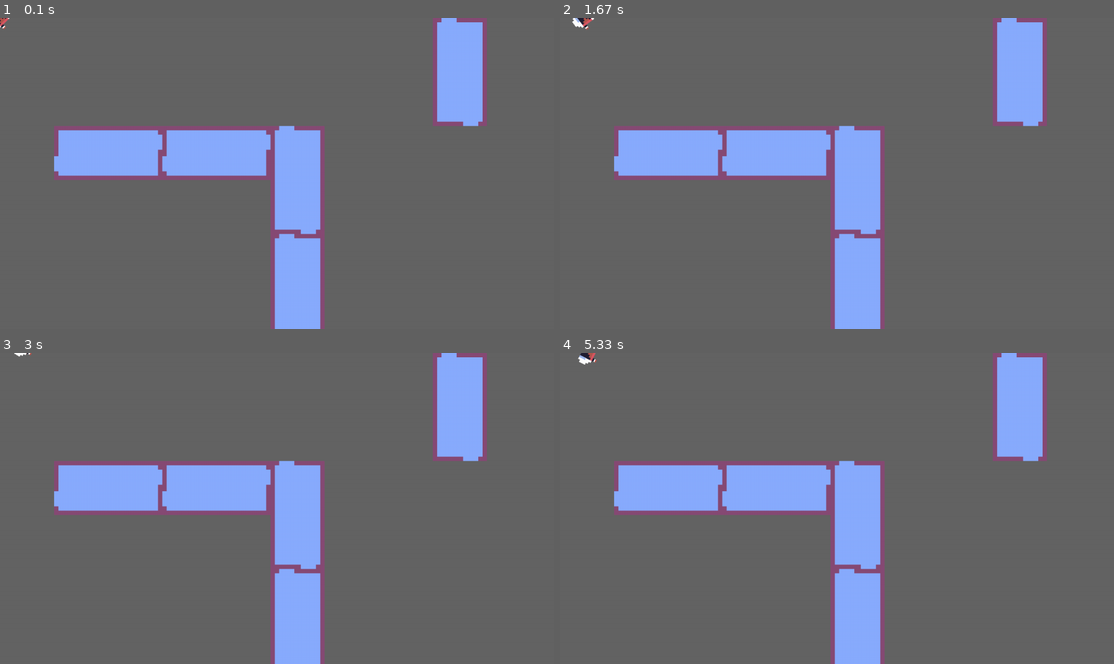
Above: before the commit, frames 1-4 (two rows, left to right).
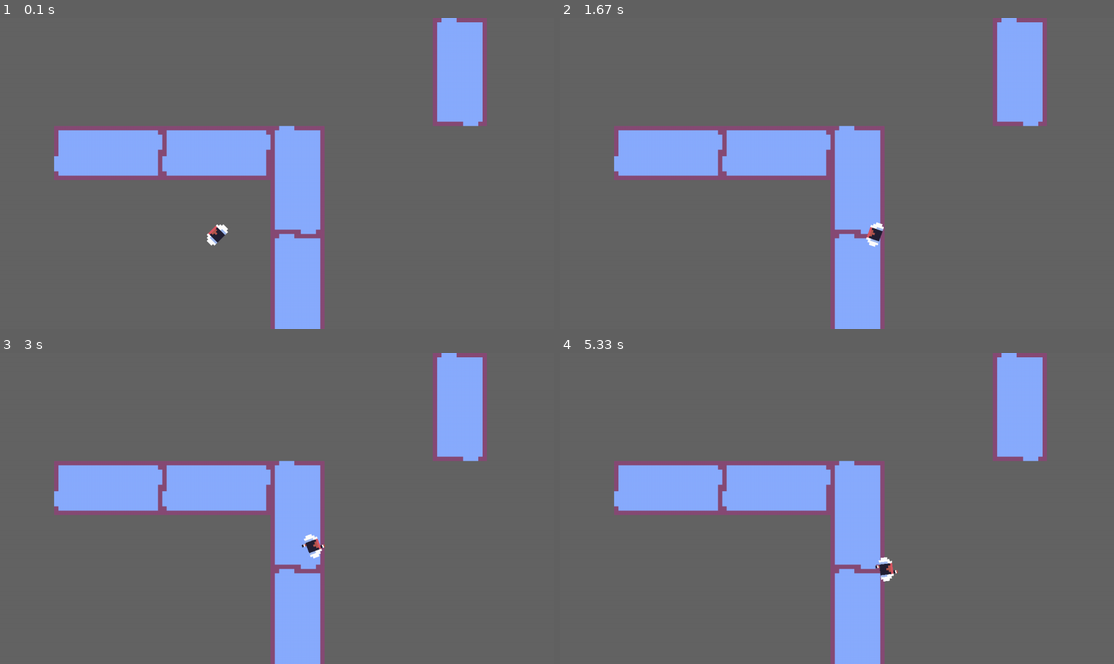
Above: after the commit, the same moments.

Repository: LeanHydra84/PyGames-2023
Game: pygame game, started from main.py
Same seed, same stepped clock (60 frames per second), same inputs: the game is played once before the commit and once after it.
Inputs (mouse positions are in pixels of both pictures, inside the frame that each line leads up to):
- Up to frame 1 (0.1 s): no input
- Up to frame 2 (1.67 s): hold Shift 0.33-0.8 s; hold D 0.33-0.8 s; move the mouse to (814, 185) at 0.37 s; click (837, 195) at 0.88 s; hold D 1.17-1.63 s; click (704, 176) at 1.25 s
- Up to frame 3 (3 s): hold W 1.67-1.97 s; click (105, 461) at 1.75 s; hold D 2-2.47 s; click (360, 399) at 2.08 s; hold A from 2.5 s (still down); click (343, 536) at 2.58 s
- Up to frame 4 (5.33 s): release A at 3.03 s; hold S 3.07-3.37 s; click (848, 402) at 3.15 s; hold A 3.4-3.8 s; click (637, 499) at 3.48 s; hold W 3.83-4.2 s; click (842, 539) at 3.92 s; hold D 4.23-4.87 s; click (820, 455) at 4.32 s; hold S 4.9-5.27 s; click (981, 558) at 4.98 s; hold A from 5.3 s (still down)

The runs differ from the first frame. In frame 1, 0.2% of the frame differs, in the area x 0-42%, y 0-74%; in frame 2, 0.2%; in frame 3, 0.2%; in frame 4, 0.3%, in the area x 3-61%, y 0-74%.

Commit message:
LayerManager, StateGraph, etc

Diff:
--- a/feet.py
+++ b/feet.py
@@ -12,8 +12,7 @@
 
         self.frametick = 0
         self.frametimer = base.speed
-
-        self.visible = True
+        self.layer_group = None
 
     def flip_base(self):
         self.image_base = pygame.transform.flip(self.image_base, True, False)
--- a/main.py
+++ b/main.py
@@ -20,14 +20,14 @@
 
     running = True
 
-    keys = [False, False, False, False]
+    keys = [False, False, False, False, False]
 
     char = player.createplayer(5)
 
     layers = LayerManager()
     layers.add(map.group, "Map")
     layers.add_new("Character").add(char)
-    layers.add_new("Legs").add(char.feet)
+    char.feet.add(layers.add_new("Legs"))
 
     while running:
 
@@ -49,6 +49,8 @@
                     keys[2] = True
                 elif event.key == pygame.K_d:
                     keys[3] = True
+                elif event.key == pygame.K_LSHIFT:
+                    keys[4] = True
 
             if event.type == pygame.KEYUP:
                 if event.key == pygame.K_w:
@@ -59,6 +61,11 @@
                     keys[2] = False
                 elif event.key == pygame.K_d:
                     keys[3] = False
+                elif event.key == pygame.K_LSHIFT:
+                    keys[4] = False
+
+            if event.type == pygame.MOUSEBUTTONDOWN:
+                char.attack_pressed()
 
         # Update
 
--- a/player.py
+++ b/player.py
@@ -3,6 +3,84 @@
 import math
 
 from character import ImageBase
+
+class StateGraph:
+    def __init__(self, sheets):
+
+        self.sheet = sheets
+        self.states : list[ImageBase] = []
+        self.transfergraph = []
+
+        self._state = 0
+
+        # TEST CODE
+
+        self.states.append(sheets[0])
+        self.states.append(sheets[2])
+
+        self.transfergraph.append(0)
+        self.transfergraph.append(0)
+
+        # END TEST CODE
+
+        self.curframe = [0, 0]
+        self.frametick = 0
+        self.setup_surface()
+        self.calculate_active_frame()
+
+    def setup_surface(self):
+        dim = self.states[self._state].dimension
+        rect = self.states[self._state].img.get_rect()
+
+        self.sheetdim = dim
+        self.frametickspeed = self.states[self._state].speed
+        self.rect = pygame.Rect(0, 0, rect.w / (dim[0] + 1), rect.h / (dim[1] + 1))
+        self.activeFrame = pygame.Surface(self.rect.size, pygame.SRCALPHA)
+
+    def state(self):
+        return self._state
+
+    # Change state, recalculate size of activeFrame surface, etc
+    def force_state(self, state: int):
+        self._state = state
+
+        self.curframe = [0, 0]
+        self.frametick = 0
+
+        self.setup_surface()
+        self.calculate_active_frame()
+
+
+    def calculate_active_frame(self):
+        self.activeFrame.fill(pygame.Color(0, 0, 0, 0), special_flags=pygame.BLEND_RGBA_MULT)
+        newRect = pygame.Rect(self.rect)
+        newRect.x = self.curframe[0] * self.rect.w
+        newRect.y = self.curframe[1] * self.rect.h
+        self.activeFrame.blit(self.states[self._state].img, (0, 0), newRect)
+
+    def increment_frames(self):
+        if(self.curframe[0] >= self.sheetdim[0]):
+            if self.curframe[1] >= self.sheetdim[1]:
+                self.curframe[0] = 0
+                self.curframe[1] = 0
+                # On animation complete
+                # Check if state should recalc
+                if self.transfergraph[self._state] != self._state:
+                    self.force_state(self.transfergraph[self._state])
+            else:
+                self.curframe[0] = 0
+                self.curframe[1] += 1
+        else:
+            self.curframe[0] += 1
+
+    def tick(self):
+        self.frametick += 1
+        if self.frametick > self.frametickspeed:
+            self.frametick = 0
+            self.increment_frames()
+            self.calculate_active_frame()
+
+
 
 class Player(pygame.sprite.Sprite):
     def __init__(self, sheet: tuple[ImageBase]):
@@ -10,19 +88,12 @@
 
         # Persistent Data (Sprites that do not change)
         self.sheet = sheet
-
-        # Semi-persistent data (Sprites that may change, but are not drawn and are not unrecoverable)
-        self.image_base : pygame.Surface = sheet[0].img
+        self.stategraph = StateGraph(sheet)
         self.feet = feet.Feet(self, sheet[1])
 
-        # Draw Sprites
-        self.sheetdim = sheet[0].dimension
-        rect : pygame.Rect = sheet[0].img.get_rect()
-        self.trueRect = pygame.Rect(0, 0, rect.w / (self.sheetdim[0] + 1), rect.h / (self.sheetdim[1] + 1))
-        self.rect = self.trueRect
-
-        self.activeFrame = pygame.Surface(self.trueRect.size, pygame.SRCALPHA)
-        self.image = self.activeFrame
+        # Sprite draw data -- NOT PERSISTENT --
+        self.image : pygame.Surface = None
+        self.rect : pygame.Rect = None
 
         # Movement
         self.position = pygame.Vector2()
@@ -30,52 +101,20 @@
         self.speed = 1
         self.moving = False
 
-        # Sprite sheet rendering
-        self.frametickspeed = sheet[0].speed
-        self.frametick = 0
-        self.curframe = [0, 0]
-
-        self.set_active_frame()
-
-
-    def set_active_frame(self):
-        self.activeFrame.fill(pygame.Color(0, 0, 0, 0), special_flags=pygame.BLEND_RGBA_MULT)
-        newRect = pygame.Rect(self.trueRect)
-        newRect.x = self.curframe[0] * self.trueRect.w
-        newRect.y = self.curframe[1] * self.trueRect.h
-        self.activeFrame.blit(self.image_base, (0, 0), newRect)
-
-    def recalculate_imagebase(self, index):
-        newimgbase = self.sheet[index]
-        self.image_base = newimgbase.img
-        self.sheetdim = newimgbase.dimension
-        self.frametickspeed = newimgbase.speed
-        self.frametick = 0
-        self.set_active_frame()
-
-    def increment_frames(self):
-        if(self.curframe[0] >= self.sheetdim[0]):
-            if self.curframe[1] >= self.sheetdim[1]:
-                self.curframe[0] = 0
-                self.curframe[1] = 0
-            else:
-                self.curframe[0] = 0
-                self.curframe[1] += 1
-        else:
-            self.curframe[0] += 1
+    def attack_pressed(self):
+        if self.stategraph.state() == 0:
+            self.stategraph.force_state(1)
 
     def update(self, keys, mousepos : pygame.Vector2):
 
+        # Animation
+        self.stategraph.tick()
+
+        # Set Image
+
         self.rotation = -(mousepos - self.position).as_polar()[1]
-        self.image = pygame.transform.rotate(self.activeFrame, self.rotation)
+        self.image = pygame.transform.rotate(self.stategraph.activeFrame, self.rotation)
         self.rect = self.image.get_rect()
-
-        # Animation
-        self.frametick += 1
-        if self.frametick > self.frametickspeed:
-            self.frametick = 0
-            self.increment_frames()
-            self.set_active_frame()
 
         # Movement
         mx = 1 if keys[3] else -1 if keys[1] else 0
@@ -83,16 +122,18 @@
 
         if mx != 0 or my != 0:
             mv = pygame.Vector2(mx, my).normalize() * self.speed
+            if keys[4]:
+                mv *= 1.7
             self.position += mv
 
             if self.moving == False:
                 #self.feet.add(self.groups()[0])
-                self.feet.visible = True
+                self.feet.set_visible(True)
             self.moving = True
         else:
             if self.moving == True:
                 #self.feet.kill()
-                self.feet.visible = False
+                self.feet.set_visible(False)
             self.moving = False
 
         # Positioning
@@ -104,10 +145,12 @@
 
 def createplayer(scale) -> Player:
     img = pygame.transform.scale_by(pygame.image.load("assets\\shespriteonmy\\girl1.png").convert_alpha(), scale)
+    attack = pygame.transform.scale_by(pygame.image.load("assets\\shespriteonmy\\attack.png").convert_alpha(), scale)
     feet = pygame.transform.scale_by(pygame.image.load("assets\\shespriteonmy\\leg2.png").convert_alpha(), scale / 1.5)
 
-    sheet = ( ImageBase(img, (2, 0), 25), ImageBase(feet, (0, 0), 21) )
+    sheet = ( ImageBase(img, (2, 0), 25), ImageBase(feet, (0, 0), 21), ImageBase(attack, (3, 0), 2) )
     char = Player(sheet)
-    char.speed = 1
+    char.speed = 3
+    char.position = pygame.Vector2(500, 500)
 
     return char
Binary file added: assets/shespriteonmy/attack.png
